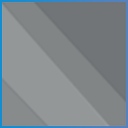
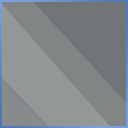
Two versions of the same layered image (128x128). Layer-by-layer changes:
pixels changed over left=0, top=0, right=128, bottom=128 (layer not identified)
